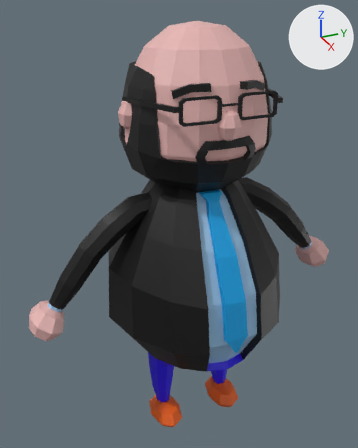
One commit to the FBX model EscapeTheVR/Assets/SkeletalMeshes/pirkl_laugh.fbx: the scene before it, then after it.
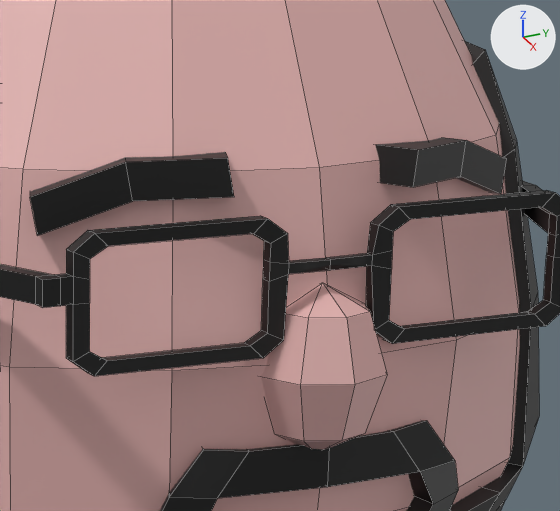
There are two pictures of each version: one whole from a camera (50 mm lens) standing at (1.661, -0.81, 1.131) and looking at (-0.022, -0.053, 0.29), one close up on the part from 46% to 77% of the width and 12% to 34% of the height. The axes (+X, +Y, +Z) are drawn at upper right. The lights are the same throughout. The close-ups show mesh edges as thin lines.

The first close-up shows 'Pirkl'.
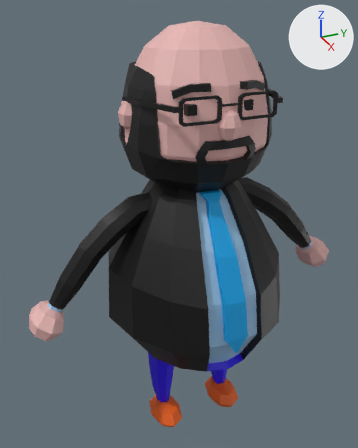
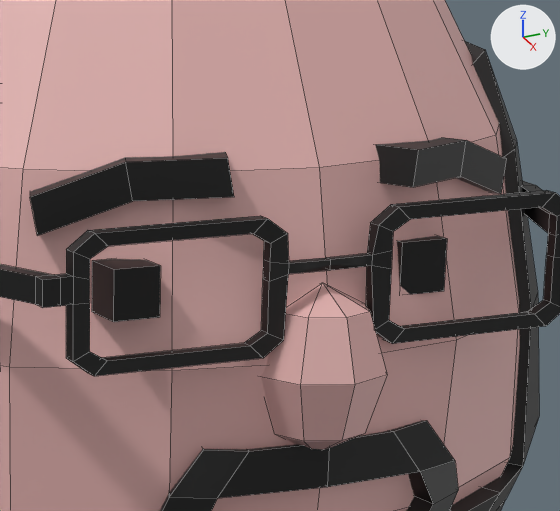
Commit message: Pirkl_Eyes
Pirkl Charakter hat noch Augen bekommen

Location of each change, (x1, y1, x2, y2) in pixels of the close-ups (560 x 511 px):
'AugeL', added (black): after (92, 259, 160, 322)
'AugeR', added (black): after (397, 236, 447, 294)

What changed in the scene script:
```text
Add me_cube_001:
    me_cube_001.from_pydata(...)  # a box spanning x -1.0..1.0, y -1.0..1.0, z -1.0..1.0
    me_cube_001.materials.append(mat_anzug)  # black #000000
Add ob_augel:
    ob_augel = bpy.data.objects.new('AugeL', me_cube_001)
    ob_augel.location = (0.221, -0.122, 0.805)
    ob_augel.scale = (-0.0161, -0.0161, -0.0161)
Add ob_auger:
    ob_auger = bpy.data.objects.new('AugeR', me_cube_001.copy())
    ob_auger.location = (0.221, 0.085, 0.805)
    ob_auger.scale = (-0.017, -0.017, -0.017)
```
